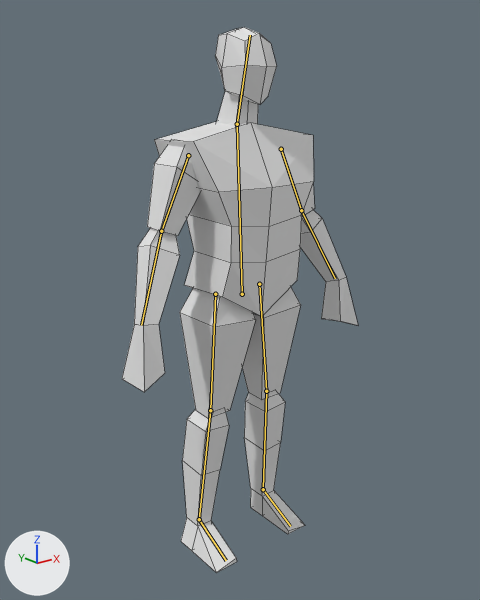
Before and after pictures for a commit that changed the Blender file model.blend.
Rendered twice from a 50 mm camera at (-1.451, -1.801, 1.72) aimed at (0.0, 0.013, 0.995). The lights are fixed; the arrows at lower left show +X, +Y and +Z. The bones that bend it are drawn over the model as lines. Mesh edges are drawn as thin lines.
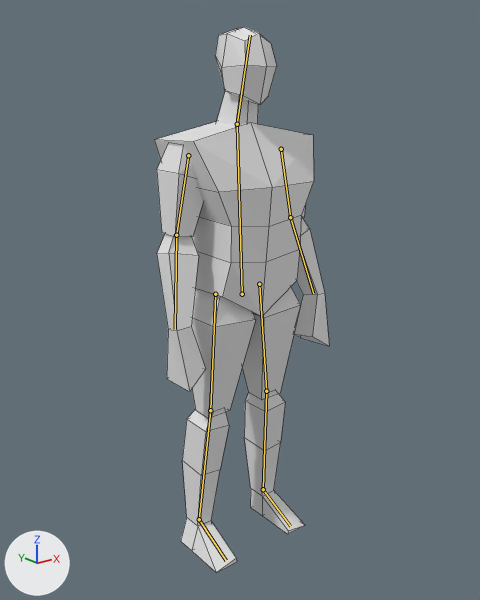
Commit message: Animated the idle animation

The newer file adds an action. The first version stands in its rest pose; the second is drawn at frame 1 of the action 'idle_loop'.

The change in detail:
Bone 'upperarm.l' (bone_upperarm_l) turns from (0, 0, 0) to (0, 0, -13) degrees about its own x, y and z.
Bone 'upperarm.r' (bone_upperarm_r) turns from (0, 0, 0) to (0, 0, 13) degrees about its own x, y and z.

What differs and where, as boxes (x1, y1, x2, y2) in the pictures (480 x 600 px):
'Cube', posed (26% narrower): before (122, 27, 358, 573); after (154, 27, 329, 573)
bone 'upperarm.l', root to tip: before (281, 149) to (301, 210); after (281, 149) to (290, 217)
bone 'upperarm.r', root to tip: before (188, 155) to (161, 231); after (188, 155) to (176, 235)
